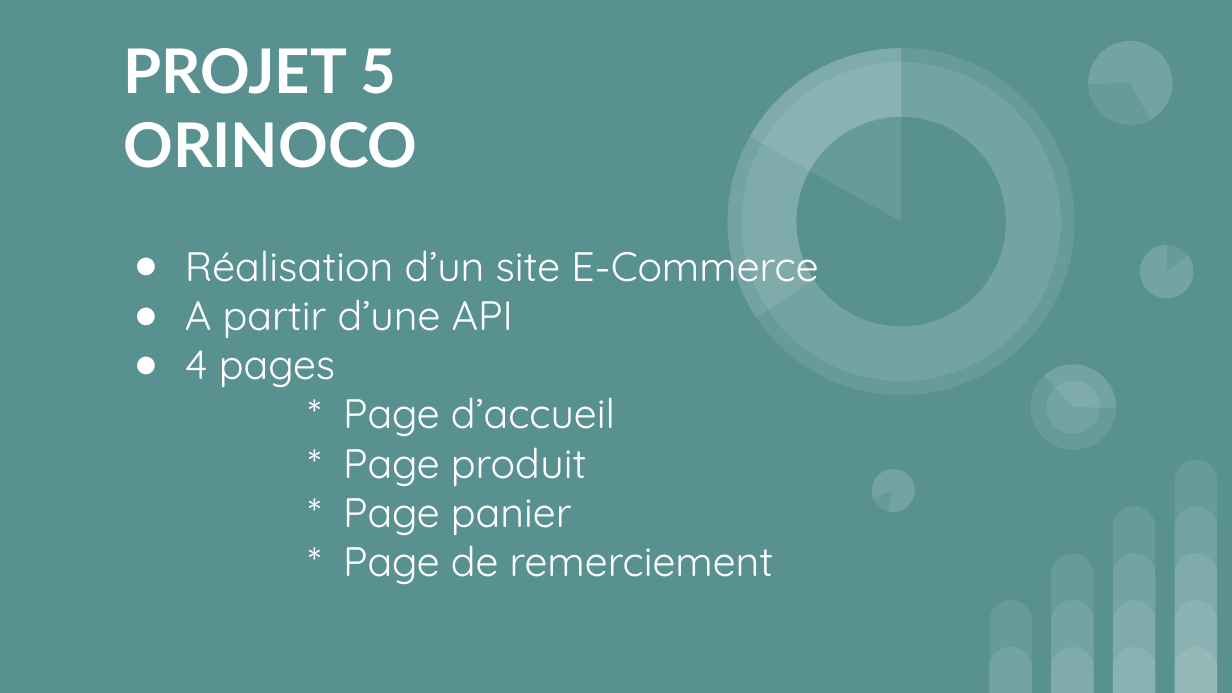
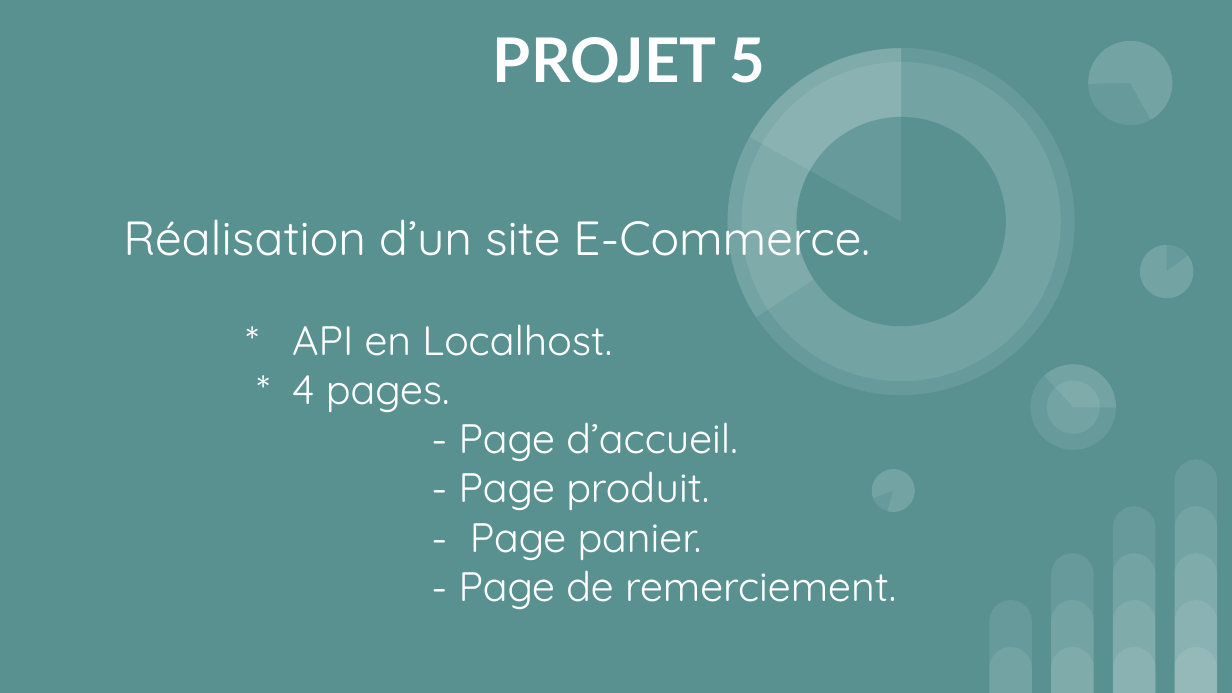
Before and after one commit to MARJAOUI/projetOrinico, a slide deck: slide 1 of presentation p52.pptx. Drawn at 1232x693 pixels with LibreOffice and Linux fonts; fonts in the diff are those of the drawing. Boxes give left, top, right and bottom in pixels: in the first picture for what was removed or moved away, otherwise in the second. Text is boxed around its words. In the diff, an @@ line names an element or a change of style, - is before the commit and + after.

```diff
--- a/presentation p52.pptx
+++ b/presentation p52.pptx
@@ title at [493, 37, 766, 83]: text changed @@
-PROJET 5 ORINOCO
+PROJET 5
@@ subtitle at [123, 219, 896, 609]: text changed @@
-● Réalisation d’un site E-Commerce
-● A partir d’une API
-● 4 pages
-* Page d’accueil
-* Page produit
-* Page panier
-* Page de remerciement
+Réalisation d’un site E-Commerce.
+* API en Localhost.
+* 4 pages.
+- Page d’accueil.
+- Page produit.
+- Page panier.
+- Page de remerciement.
```
Also in this commit, not shown: 2 other slides changed, 2 other files.
